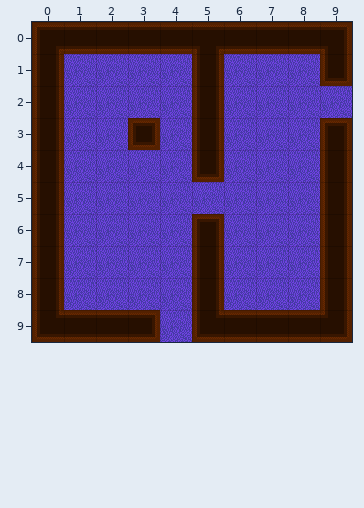
Tiled map, stored at datas/maps/delta4.tmx. The picture above was drawn from the file before the commit.
Cells are 32x32 px. Shown: x 0..9, y 0..9.
The same view after the edit:
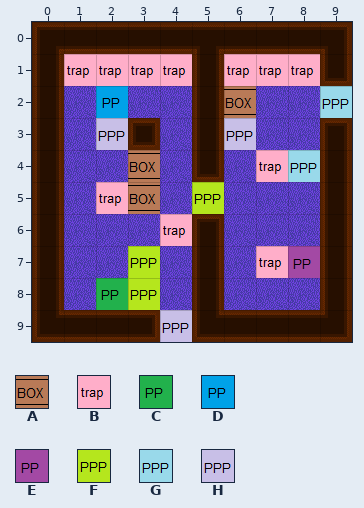
Key: from "meta": A 1 "box", B 3 "trap", C 4 "pp1", D 5 "pp2", E 6 "pp3", F 8 "ppp1", G 9 "ppp2", H 10 "ppp3".
_ is an empty cell, . an unchanged one.
Tiles of an added or newly shown layer are drawn over the layers below it.
Change:
--- layer "meta" (now shown)
@@ x 1..9 @@
- 1 ____.___.
- 2 ._..._.._
- 3 ._..._...
- 4 .._...__.
- 5 .__._....
- 6 ..._.....
- 7 .._...__.
- 8 .__......
- 9 ..._.....
+ 1 BBBB.BBB.
+ 2 .D...A..G
+ 3 .H...H...
+ 4 ..A...BG.
+ 5 .BA.F....
+ 6 ...B.....
+ 7 ..F...BE.
+ 8 .CF......
+ 9 ...H.....
